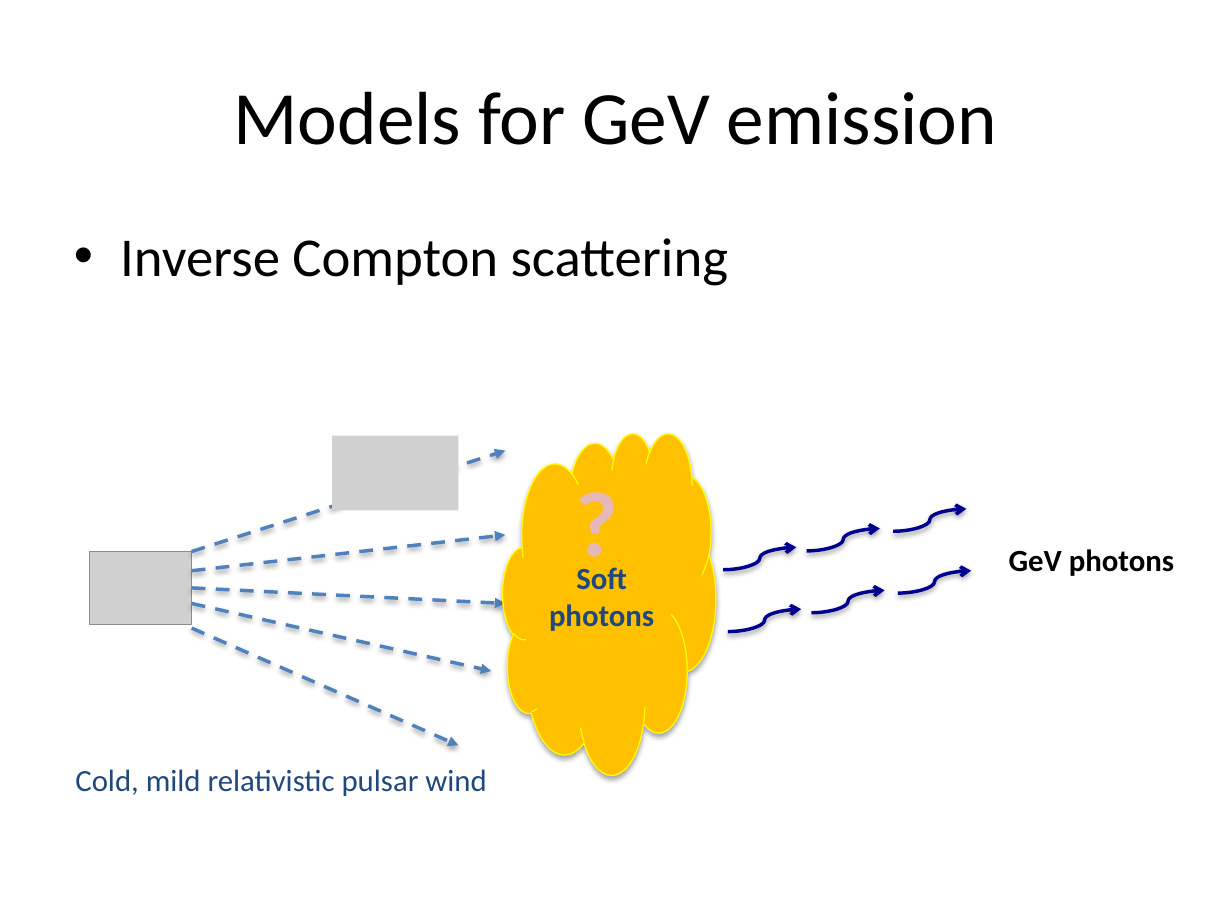
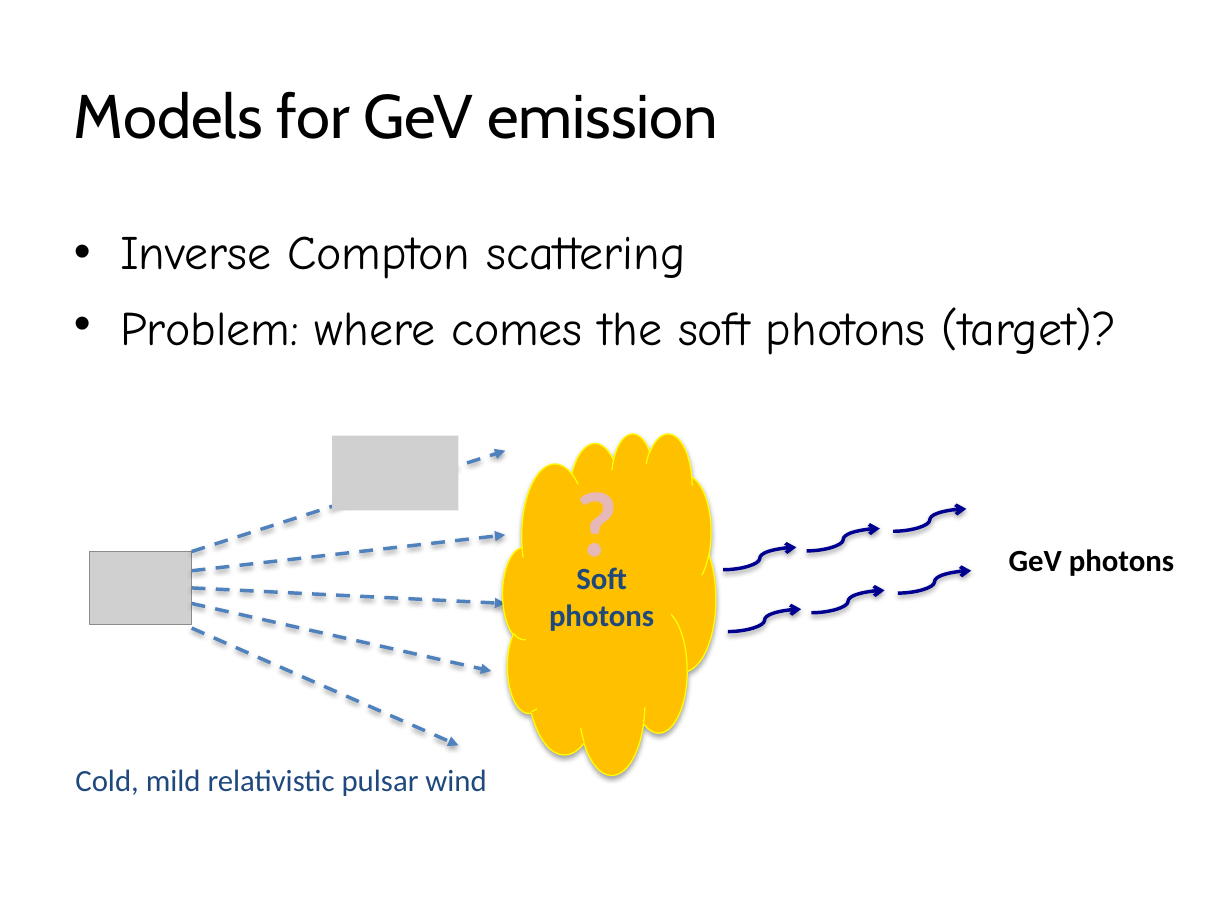
Before and after one commit to ShuxuYi/shuxuyi.github.io, a slide deck: slide 9 of lectures/FPSWUhan.pptx (slide 10 before the commit). Drawn at 1232x924 pixels with LibreOffice and Linux fonts; fonts in the diff are those of the drawing; grey boxes stand for pictures. Boxes give left, top, right and bottom in pixels: in the first picture for what was removed or moved away, otherwise in the second. Text is boxed around its words. In the diff, an @@ line names an element or a change of style, - is before the commit and + after.

```diff
--- a/lectures/FPSWUhan.pptx
+++ b/lectures/FPSWUhan.pptx
@@ title "Models for GeV emission" at [74,91,718,139]: size 44 to 36 pt, font Calibri to Cabin; alignment centre to left @@
@@ text at [120,236,685,279]: size 32 to 28 pt, font Calibri to Comic Neue in "Inverse Compton scattering" @@
@@ text at [120,307,1117,355]: paragraph added @@
+• Problem: where comes the soft photons (target)?
```
Also in this commit, not shown: 18 other slides changed, 1 slide removed, 1 other file.
